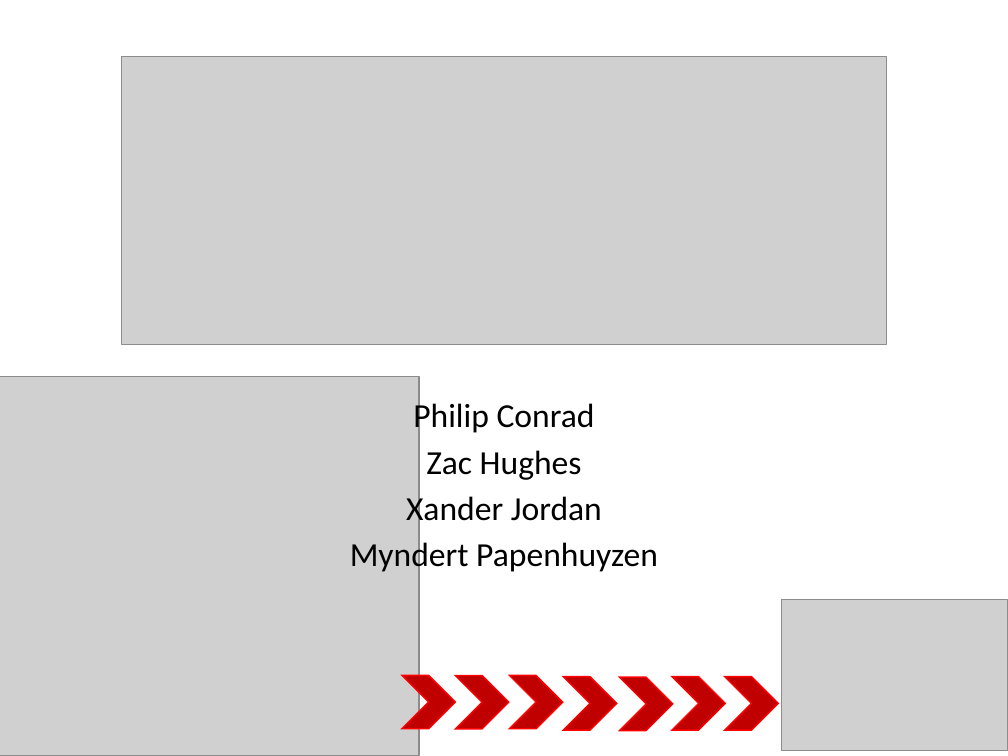
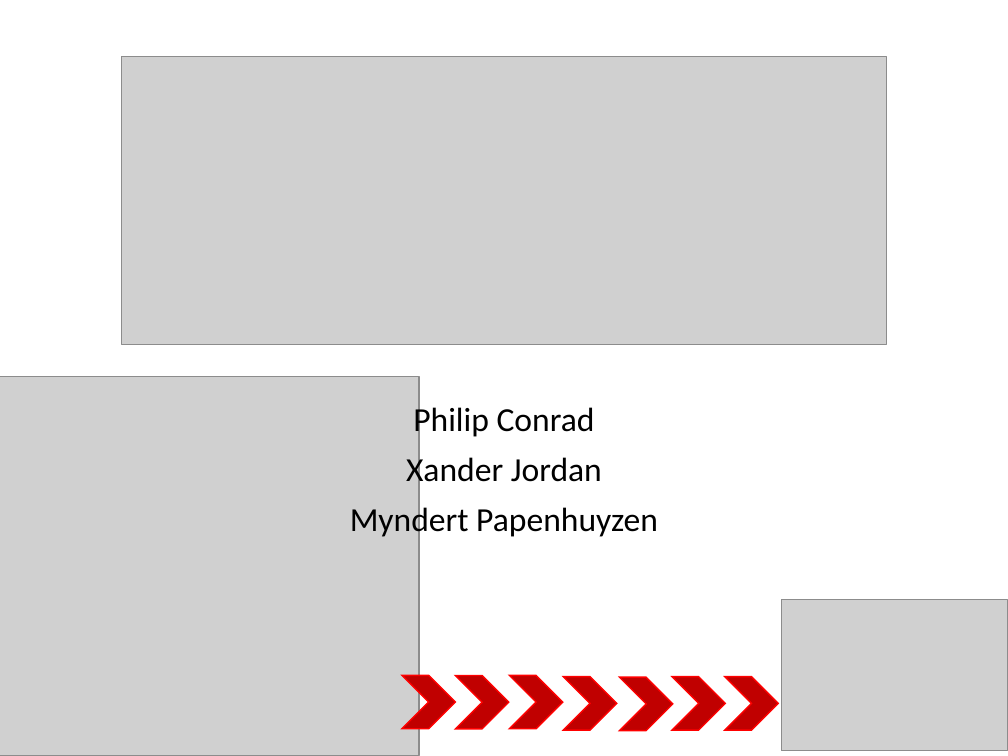
Before and after one commit to SCCapstone/omaha, a slide deck: slide 1 of docs/final-presentation.pptx. Drawn at 1008x756 pixels with LibreOffice and Linux fonts; fonts in the diff are those of the drawing; grey boxes stand for pictures. Boxes give left, top, right and bottom in pixels: in the first picture for what was removed or moved away, otherwise in the second. Text is boxed around its words. In the diff, an @@ line names an element or a change of style, - is before the commit and + after.

```diff
--- a/docs/final-presentation.pptx
+++ b/docs/final-presentation.pptx
@@ subtitle "Philip Conrad" at box(350, 403, 658, 540): line spacing 0.8 to 0.9 @@
@@ subtitle at box(426, 450, 582, 480): paragraph removed @@
-Zac Hughes
```
Also in this commit, not shown: 1 other slide changed, 5 slides added, 5 slides removed.
